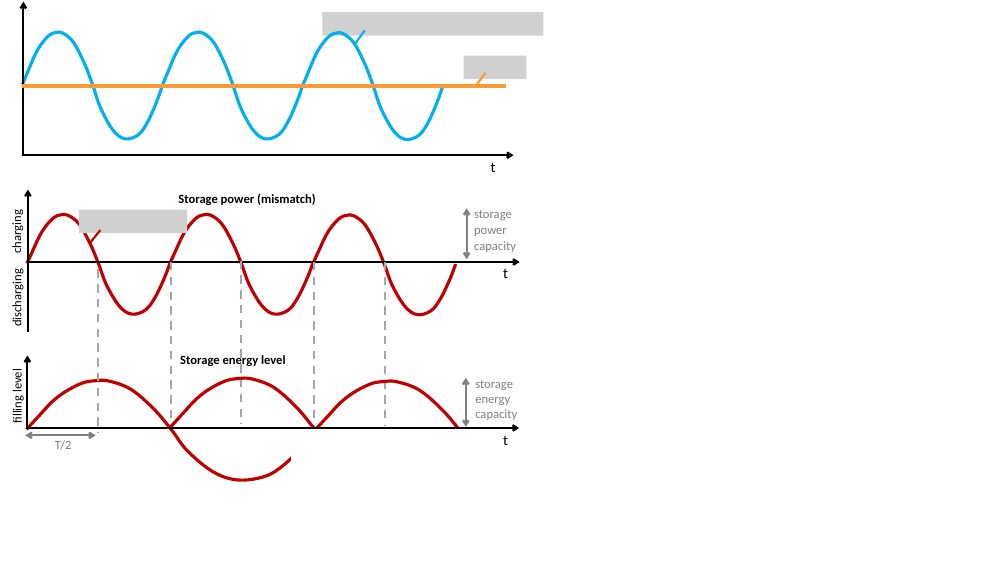
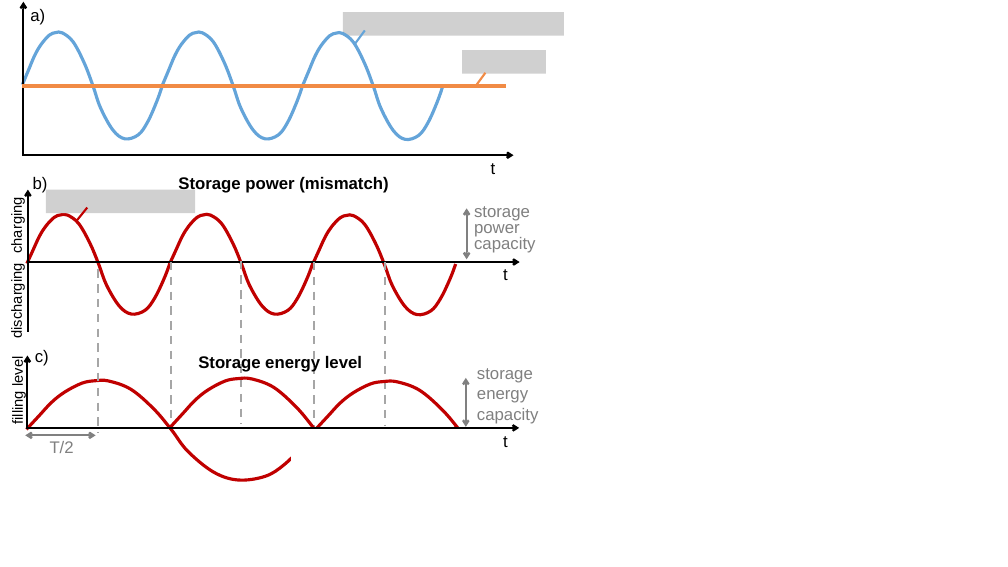
Before and after one commit to martavp/pv-textbook, a slide deck: slide 1 of Figures/Chapter_14/drawings/Fig14.X_storage_theory.pptx. Drawn at 1008x567 pixels with LibreOffice and Linux fonts; fonts in the diff are those of the drawing; grey boxes stand for pictures. Boxes give left, top, right and bottom in pixels: in the first picture for what was removed or moved away, otherwise in the second. Text is boxed around its words. In the diff, an @@ line names an element or a change of style, - is before the commit and + after.

Commit message:
improve Figure 14 theoretical storage

```diff
--- a/Figures/Chapter_14/drawings/Fig14.X_storage_theory.pptx
+++ b/Figures/Chapter_14/drawings/Fig14.X_storage_theory.pptx
@@ text added at (30,9,45,25), 16 pt, text #000000 @@
+a)
@@ picture: place and size @@
-picture at (323,12,544,36)
+picture at (343,12,563,36)
@@ outline #00B0F0 3 pt to #64A4D9 3 pt in 3 elements at (23,32,163,139), (163,32,302,139), (303,33,443,140) @@
@@ line (355, 45) - (365, 30): stroke #00B0F0 2 pt to #64A4D9 2 pt @@
@@ picture added at (462,50,546,73) @@
@@ picture removed at (464,55,526,79) @@
@@ line (506, 86) - (23, 86): stroke #FF9933 3 pt to #F18B45 3 pt @@
@@ line (476, 87) - (485, 73): stroke #FF9933 2 pt to #F18B45 2 pt @@
@@ size 12 to 14 pt, font Calibri to Arial in 3 elements at (10,359,26,424), (9,270,25,336), (9,202,25,253) @@
@@ text "charging": place and size @@
-text "charging" at (9,214,24,253)
+text "charging" at (9,202,25,253)
@@ text added at (33,177,48,193), 16 pt, text #000000 @@
+b)
@@ text "Storage power (mismatch)": place and size @@
-text "Storage power (mismatch)" at (178,194,316,205)
+text "Storage power (mismatch)" at (178,177,388,193)
@@ size 14 to 16 pt, font Calibri to Arial in 3 elements at (503,269,508,280), (503,436,509,447), (491,163,496,174) @@
@@ picture added at (46,190,195,213) @@
@@ line moved from (90, 243) - (101, 230) to (77, 221) - (87, 208) @@
@@ picture removed at (79,209,187,233) @@
@@ text "filling level": place and size @@
-text "filling level" at (10,372,25,423)
+text "filling level" at (10,359,26,424)
@@ text added at (35,350,49,366), 16 pt, text #000000 @@
+c)
@@ size 12 to 16 pt, font Calibri to Arial in 5 elements at (50,441,74,453), (474,206,535,253), (477,368,538,424), (178,177,388,193), (198,354,362,372) @@
@@ text "Storage energy level": place and size @@
-text "Storage energy level" at (180,354,286,368)
+text "Storage energy level" at (198,354,362,372)
@@ text "storage energy capacity": place and size @@
-text "storage energy capacity" at (475,380,517,420)
+text "storage energy capacity" at (477,368,538,424)
```
Also in this commit, not shown: 1 other file.
